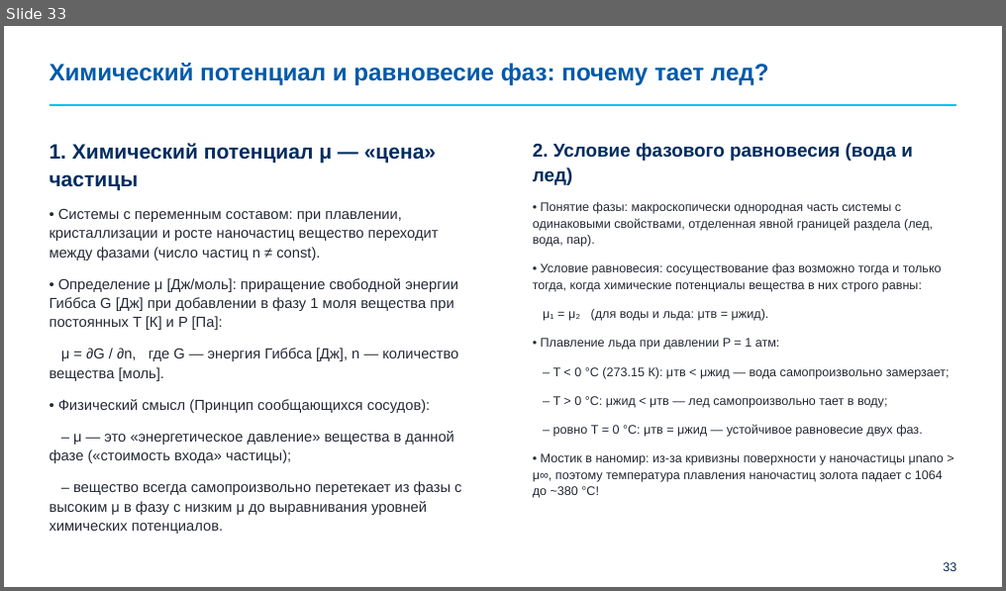
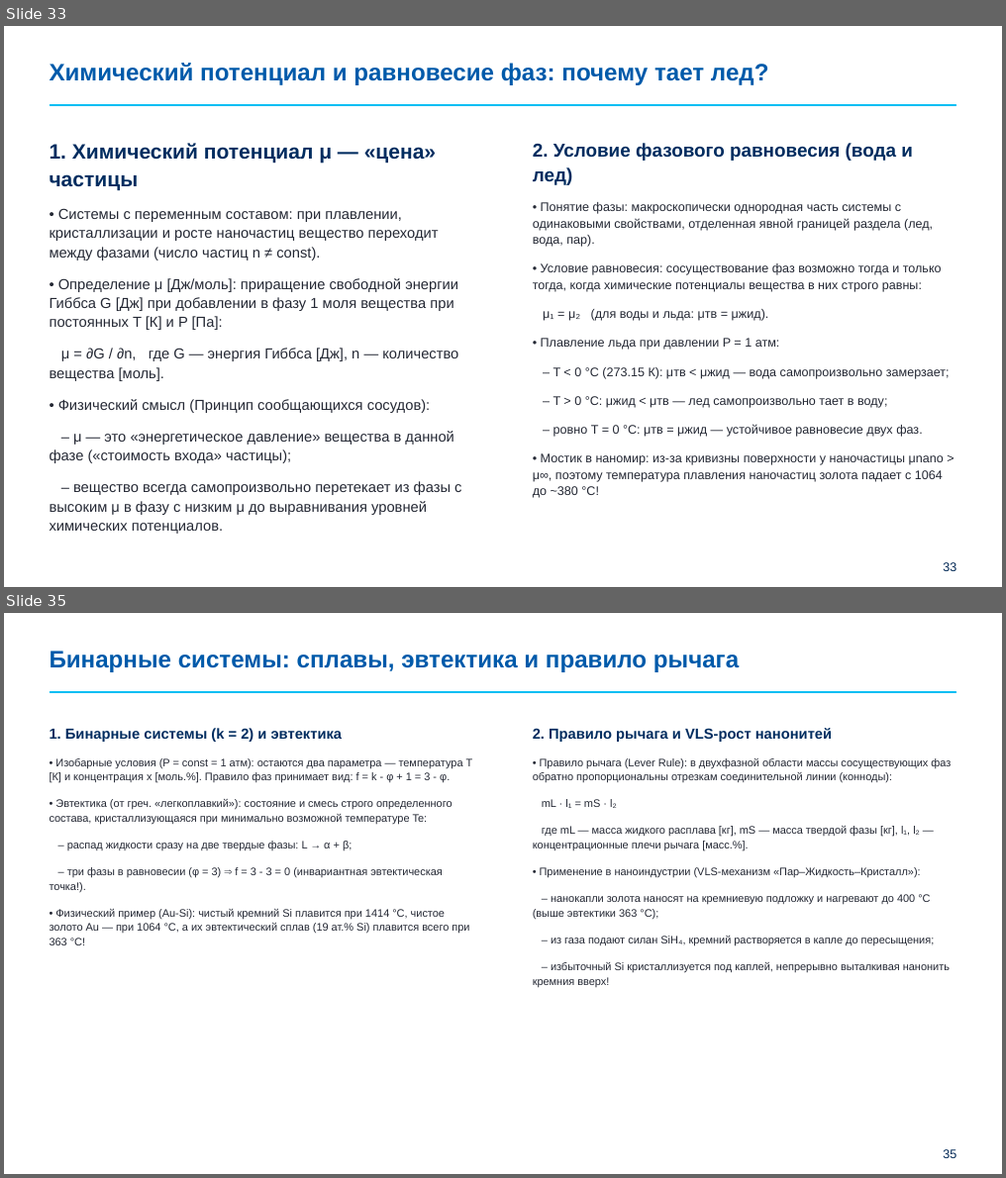
Before and after one commit to brattri3/nanophysics-course, a slide deck: course_materials/semester_4/lectures/lecture_02_thermodynamics_master_layouts.pptx. Shown one above the other, each under a label of ours: slide 33 before the commit, slides 33 and 35 after it; the slides between them are not shown. The pictures are 1006x591 and 1006x1178 pixels, drawn with LibreOffice and Linux fonts; fonts in the diff are those of the drawing; background and template pictures are left out. Boxes give left, top, right and bottom in pixels: in the first picture for what was removed or moved away, otherwise in the second. Text is boxed around its words. In the diff, an @@ line names an element or a change of style, - is before the commit and + after.

Commit message:
Add slide 35: Binary systems (k=2), eutectic point, lever rule, and VLS nanowire growth

```diff
--- a/course_materials/semester_4/lectures/lecture_02_thermodynamics_master_layouts.pptx
+++ b/course_materials/semester_4/lectures/lecture_02_thermodynamics_master_layouts.pptx
@@ slide 35 added at (4,613,1002,1174), background #FFFFFF; not listed: 2 template elements that a slide beside it also shows @@
@@ title added at (50,651,739,672), 23 pt, text #005AAA, bold @@
+Бинарные системы: сплавы, эвтектика и правило рычага
@@ text added at (50,728,473,946), 10.5 pt, text #242834 @@
+1. Бинарные системы (k = 2) и эвтектика
+• Изобарные условия (P = const = 1 атм): остаются два параметра — температура T [К] и концентрация x [моль.%]. Правило фаз принимает вид: f = k - φ + 1 = 3 - φ.
+• Эвтектика (от греч. «легкоплавкий»): состояние и смесь строго определенного состава, кристаллизующаяся при минимально возможной температуре Te:
+– распад жидкости сразу на две твердые фазы: L → α + β;
+– три фазы в равновесии (φ = 3) ⇒ f = 3 - 3 = 0 (инвариантная эвтектическая точка!).
+• Физический пример (Au-Si): чистый кремний Si плавится при 1414 °C, чистое золото Au — при 1064 °C, а их эвтектический сплав (19 ат.% Si) плавится всего при 363 °C!
@@ text added at (533,728,950,987), 10.5 pt, text #242834 @@
+2. Правило рычага и VLS-рост нанонитей
+• Правило рычага (Lever Rule): в двухфазной области массы сосуществующих фаз обратно пропорциональны отрезкам соединительной линии (конноды):
+mL · l₁ = mS · l₂
+где mL — масса жидкого расплава [кг], mS — масса твердой фазы [кг], l₁, l₂ — концентрационные плечи рычага [масс.%].
+• Применение в наноиндустрии (VLS-механизм «Пар–Жидкость–Кристалл»):
+– нанокапли золота наносят на кремниевую подложку и нагревают до 400 °C (выше эвтектики 363 °C);
+– из газа подают силан SiH₄, кремний растворяется в капле до пересыщения;
+– избыточный Si кристаллизуется под каплей, непрерывно выталкивая нанонить кремния вверх!
```
Also in this commit, not shown: 1 slide changed, 1 other file.
